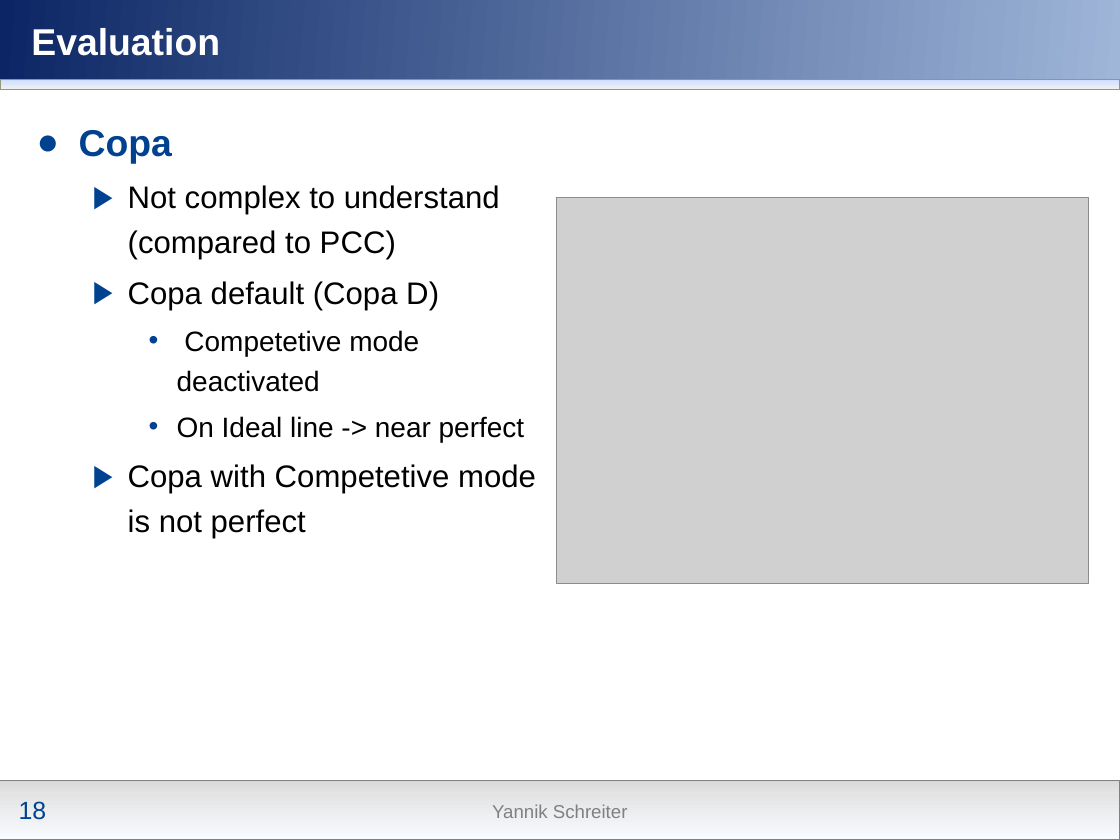
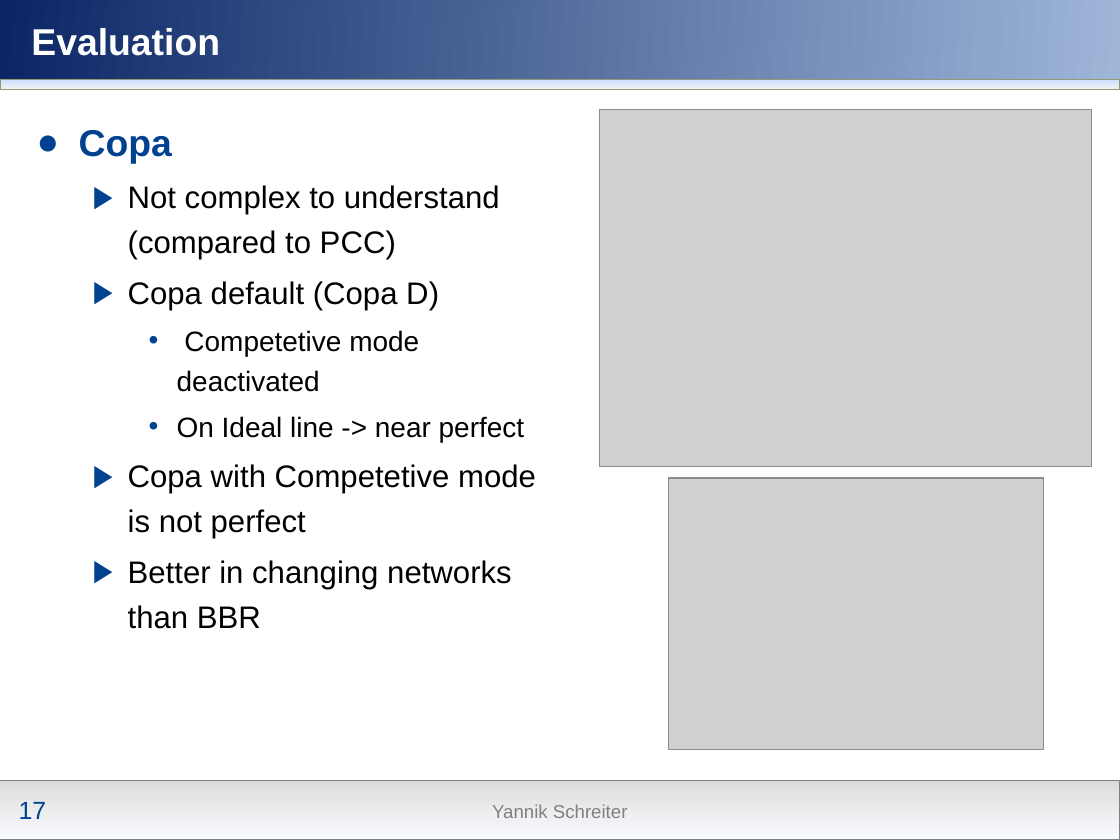
Before and after one commit to nochlachstdu/Seminararbeit, a slide deck: slide 17 of Modern_Congestion_Control.pptx (slide 18 before the commit). Drawn at 1120x840 pixels with LibreOffice and Linux fonts; fonts in the diff are those of the drawing; grey boxes stand for pictures; background and template pictures are left out. Boxes give left, top, right and bottom in pixels: in the first picture for what was removed or moved away, otherwise in the second. Text is boxed around its words. In the diff, an @@ line names an element or a change of style, - is before the commit and + after.

```diff
--- a/Modern_Congestion_Control.pptx
+++ b/Modern_Congestion_Control.pptx
@@ picture resized from (x1=557, y1=198, x2=1089, y2=585) to (x1=599, y1=109, x2=1092, y2=466) @@
@@ picture added at (x1=669, y1=478, x2=1043, y2=749) @@
@@ text at (x1=128, y1=560, x2=512, y2=629): paragraph added @@
+  ▶ Better in changing networks than BBR
@@ page number at (x1=19, y1=802, x2=47, y2=819): text changed @@
-18
+17
```
Also in this commit, not shown: 3 other slides changed, 1 slide added.
